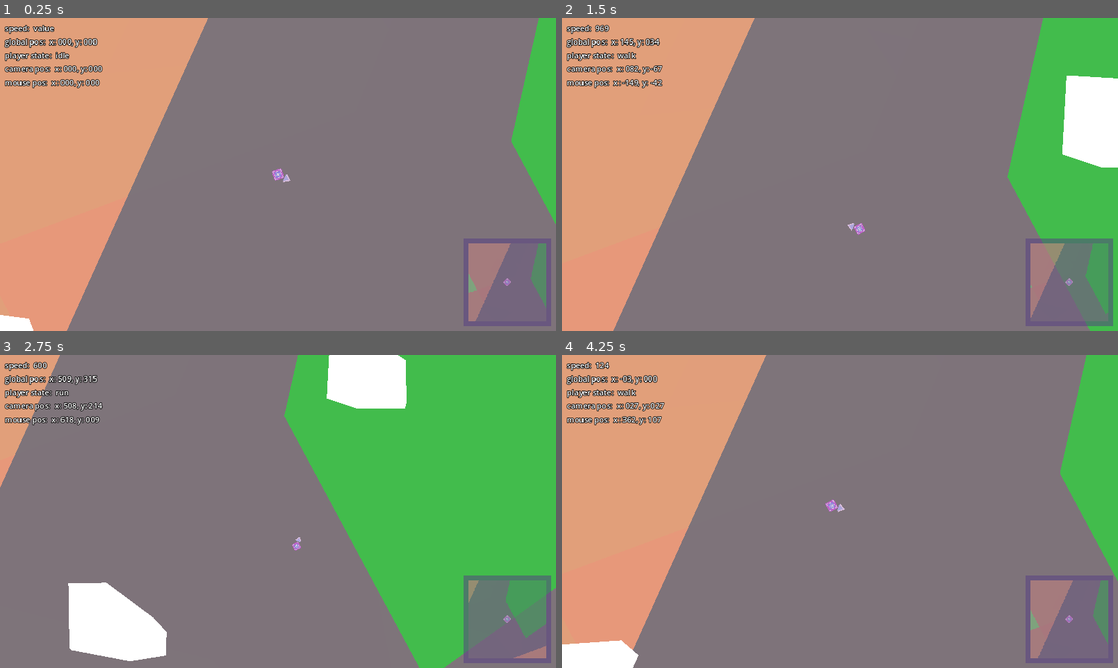
Above: before the commit, frames 1-4 (two rows, left to right).
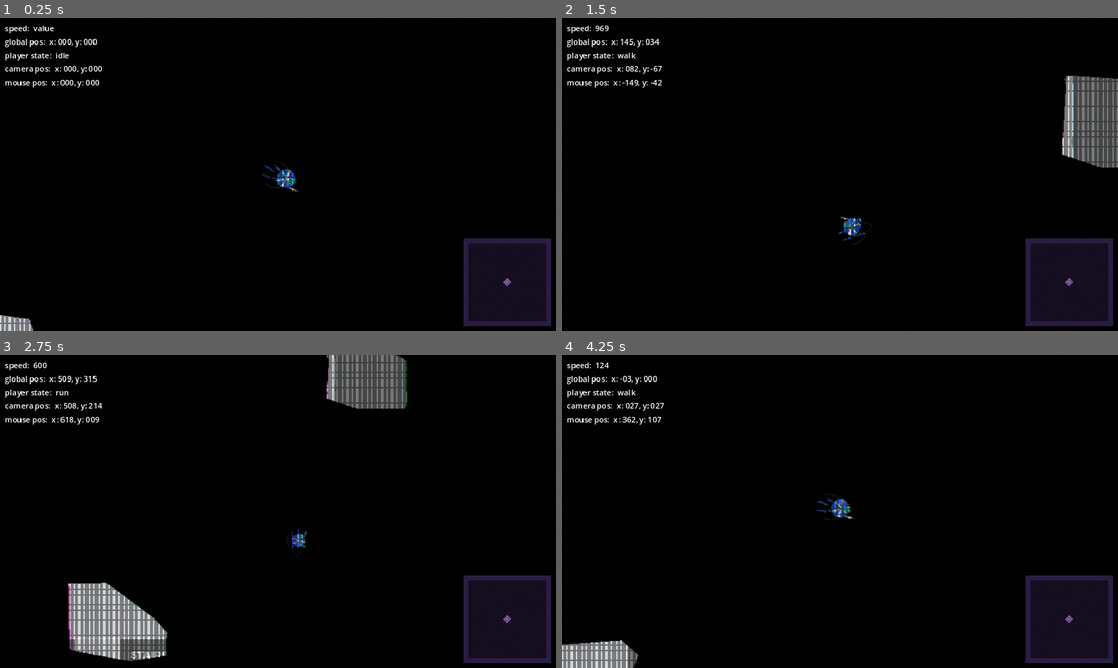
Above: after the commit, the same moments.

Repository: JJPSeno/project-q
Game: Godot game, scene res://World/world.tscn
The game is run twice, just before and just after one commit, with the same random seed, the same clock (stepped at 60 frames per second) and the same inputs.
Inputs (mouse positions are in pixels of both pictures, inside the frame that each line leads up to):
- Up to frame 1 (0.25 s): no input
- Up to frame 2 (1.5 s): tap Enter at 0.5 s; move the mouse to (962, 158) at 0.52 s; hold D (right) 0.53-1.28 s; hold W (base_movement) 0.53-1.28 s; move the mouse to (728, 190) at 1.27 s; hold S (down) from 1.28 s (still down); tap Space (dash) at 1.35 s
- Up to frame 3 (2.75 s): move the mouse to (333, 442) at 2.02 s; release S (down) at 2.03 s; hold D (right) from 2.03 s (still down); hold Shift (run) from 2.03 s (still down)
- Up to frame 4 (4.25 s): move the mouse to (812, 574) at 2.77 s; release Shift (run) at 2.78 s; tap W (base_movement) at 2.85 s; move the mouse to (1006, 558) at 3.52 s; release D (right) at 3.53 s; hold A (left) from 3.53 s (still down); tap Space (dash) at 3.6 s; tap 9 (reset) at 4.15 s

The runs differ from the first frame. In frame 1, 99% of the frame differs, in the area x 0-100%, y 0-100%; in frame 2, 99%; in frame 3, 99%; in frame 4, 99%.

Commit message:
Add new player; Add new test floor; Add glitch shader; Add obstacle shader

Diff:
--- a/GUI/MainCanvasLayer/Minimap/Minimap.tscn
+++ b/GUI/MainCanvasLayer/Minimap/Minimap.tscn
@@ -1,6 +1,5 @@
-[gd_scene load_steps=4 format=3 uid="uid://bf06v3pe65dgu"]
+[gd_scene load_steps=3 format=3 uid="uid://bf06v3pe65dgu"]
 
-[ext_resource type="PackedScene" uid="uid://bkujnupcoa074" path="res://World/Background/test_floor.tscn" id="1_1i4xq"]
 [ext_resource type="Script" path="res://GUI/MainCanvasLayer/Minimap/Minimap.gd" id="1_vly5g"]
 [ext_resource type="PackedScene" uid="uid://mpmewmghiihe" path="res://GUI/MainCanvasLayer/Minimap/minimap_player_indicator.tscn" id="3_yqdfe"]
 
@@ -42,7 +41,13 @@
 size = Vector2i(162, 162)
 render_target_update_mode = 4
 
-[node name="TestFloor" parent="MarginContainer/SubViewportContainer/SubViewport" instance=ExtResource("1_1i4xq")]
+[node name="ColorRect" type="ColorRect" parent="MarginContainer/SubViewportContainer/SubViewport"]
+anchors_preset = 15
+anchor_right = 1.0
+anchor_bottom = 1.0
+grow_horizontal = 2
+grow_vertical = 2
+color = Color(0.0117647, 0, 0, 1)
 
 [node name="Camera2D" type="Camera2D" parent="MarginContainer/SubViewportContainer/SubViewport"]
 unique_name_in_owner = true
--- a/Player/player.tscn
+++ b/Player/player.tscn
@@ -1,12 +1,19 @@
-[gd_scene load_steps=6 format=3 uid="uid://5liwdgjjhcr2"]
+[gd_scene load_steps=11 format=3 uid="uid://5liwdgjjhcr2"]
 
 [ext_resource type="Script" path="res://Player/player.gd" id="1_t54ku"]
 [ext_resource type="PackedScene" uid="uid://cdbkt3ih37ybm" path="res://Controllers/DirectionController/direction_controller.tscn" id="2_fyewk"]
 [ext_resource type="PackedScene" uid="uid://dff0j6n77jhyg" path="res://Controllers/MovementController/movement_controller.tscn" id="2_qxbrg"]
-[ext_resource type="Texture2D" uid="uid://dl7sbgwsho858" path="res://Assets/Branding/DiamondIcon.png" id="4_f6ucb"]
+[ext_resource type="Texture2D" uid="uid://c25qlso7presn" path="res://Assets/Player/cape2.png" id="4_wlr4d"]
+[ext_resource type="Texture2D" uid="uid://bo6uluwlfq4u2" path="res://Assets/Player/cape1.png" id="5_yk7be"]
+[ext_resource type="Texture2D" uid="uid://bjftovq844y6n" path="res://Assets/Player/gun.png" id="6_8gtic"]
+[ext_resource type="Texture2D" uid="uid://c08sui0c2gn88" path="res://Assets/Player/player.png" id="7_78jdo"]
+
+[sub_resource type="CircleShape2D" id="CircleShape2D_4a0ob"]
+
+[sub_resource type="CircleShape2D" id="CircleShape2D_51om5"]
 
 [sub_resource type="CircleShape2D" id="CircleShape2D_hrudf"]
-radius = 15.0
+radius = 18.0
 
 [node name="Player" type="CharacterBody2D" groups=["player"]]
 modulate = Color(0.86, 0.86, 0.86, 1)
@@ -21,24 +28,69 @@
 [node name="DirectionController" parent="." node_paths=PackedStringArray("parent") instance=ExtResource("2_fyewk")]
 parent = NodePath("..")
 
-[node name="Icon" type="Sprite2D" parent="."]
+[node name="CompositeSprite" type="Node2D" parent="."]
+position = Vector2(-5, 13)
 rotation = 1.5708
-scale = Vector2(0.5, 0.5)
-texture = ExtResource("4_f6ucb")
+scale = Vector2(0.65, 0.65)
 
-[node name="Polygon2D2" type="Polygon2D" parent="Icon"]
-position = Vector2(0.00015928, -26)
-scale = Vector2(-0.631633, 0.662313)
-color = Color(0.981333, 0.86, 1, 1)
-polygon = PackedVector2Array(0, -50, -30, -10, 30, -10)
+[node name="Gun" type="Sprite2D" parent="CompositeSprite"]
+position = Vector2(2.99999, -46)
+rotation = -0.0290565
+scale = Vector2(0.999999, 0.999999)
+texture = ExtResource("6_8gtic")
 
-[node name="Polygon2D" type="Polygon2D" parent="Icon"]
-position = Vector2(-8.68798e-05, -24)
-scale = Vector2(0.517403, 0.517403)
-color = Color(0.792, 0.76, 1, 1)
-polygon = PackedVector2Array(0, -50, -30, -10, 30, -10)
+[node name="RigidCape2" type="RigidBody2D" parent="CompositeSprite"]
+visible = false
+position = Vector2(-4.61525, 38.4616)
+rotation = -1.12089
+scale = Vector2(0.999999, 0.999999)
+collision_layer = 0
+collision_mask = 0
+mass = 11.0
+gravity_scale = 0.0
+
+[node name="Cape2" type="Sprite2D" parent="CompositeSprite/RigidCape2"]
+position = Vector2(26.5516, -26.5477)
+texture = ExtResource("4_wlr4d")
+offset = Vector2(-26.5516, 26.5477)
+
+[node name="CollisionShape2D" type="CollisionShape2D" parent="CompositeSprite/RigidCape2"]
+shape = SubResource("CircleShape2D_4a0ob")
+
+[node name="Cape2PinJoint" type="PinJoint2D" parent="CompositeSprite"]
+position = Vector2(-15.3846, 4.61544)
+node_a = NodePath("../..")
+node_b = NodePath("../RigidCape2")
+
+[node name="RigidCape1" type="RigidBody2D" parent="CompositeSprite"]
+position = Vector2(-18.4616, -12.3076)
+rotation = -0.973804
+scale = Vector2(0.999999, 0.999999)
+collision_layer = 0
+collision_mask = 0
+mass = 11.0
+gravity_scale = 0.0
+
+[node name="Cape1" type="Sprite2D" parent="CompositeSprite/RigidCape1"]
+position = Vector2(26.4511, -23.0875)
+texture = ExtResource("5_yk7be")
+offset = Vector2(-26.4511, 23.0875)
+
+[node name="CollisionShape2D" type="CollisionShape2D" parent="CompositeSprite/RigidCape1"]
+shape = SubResource("CircleShape2D_51om5")
+
+[node name="Cap" type="Sprite2D" parent="CompositeSprite"]
+texture_filter = 1
+position = Vector2(-20.0001, -37.7778)
+texture = ExtResource("7_78jdo")
+
+[node name="Cape1PinJoint" type="PinJoint2D" parent="CompositeSprite"]
+position = Vector2(-21.5385, -18.4615)
+node_a = NodePath("../..")
+node_b = NodePath("../RigidCape1")
 
 [node name="CollisionShape2D" type="CollisionShape2D" parent="."]
+position = Vector2(14, 0)
 shape = SubResource("CircleShape2D_hrudf")
 
 [editable path="MovementController"]
--- /dev/null
+++ b/Shaders/blur.gdshader
@@ -0,0 +1,8 @@
+shader_type canvas_item;
+
+uniform sampler2D SCREEN_TEXTURE : hint_screen_texture, filter_linear_mipmap;
+uniform float blur_amount = 2;
+
+void fragment() {
+	COLOR = textureLod(SCREEN_TEXTURE, SCREEN_UV, blur_amount);
+}
--- /dev/null
+++ b/Shaders/brighten.gdshader
@@ -0,0 +1,14 @@
+shader_type canvas_item;
+
+uniform vec4 tint_color : source_color = vec4(1.0, 1.0, 1.0, 1.0);
+uniform float tint_effect_factor : hint_range(0, 1) = 0.0;
+
+//---------------------------------------------
+//fragment
+//---------------------------------------------
+void fragment() {
+	vec4 c = texture(TEXTURE, UV);
+	vec4 c2 = c * tint_color;
+	COLOR =  mix(c, c2, tint_effect_factor);
+	//COLOR = c;
+}
--- /dev/null
+++ b/Shaders/pixelate.gdshader
@@ -0,0 +1,93 @@
+shader_type canvas_item;
+
+uniform float shake: hint_range(0, 10) = 0.015;
+uniform float noiseQuality: hint_range(0.1, 250, 0.1) = 250;
+uniform float noiseIntensity: hint_range(0, 0.05, 0.001) = 0.001;
+uniform float offsetIntensity: hint_range(0, 0.05, 0.0001) = 0.0045;
+uniform float colorOffsetIntensity: hint_range(0.1, 1.5, 0.001) = 0.2;
+uniform float pixelSize: hint_range(1, 1024) = 200.0;
+uniform float grainIntensity: hint_range(0, 1) = 0.04; // Intensity of film grain
+
+uniform sampler2D screen_texture : hint_screen_texture, repeat_disable, filter_nearest;
+uniform sampler2D overlay_texture : hint_default_transparent;
+uniform bool use_overlay = true; // Toggle for using overlay texture
+uniform bool use_lens_distortion = true; // Toggle for using lens distortion
+
+uniform vec4 overlay_color : source_color = vec4(1.0, 1.0, 1.0, 10.0); // Allow changing overlay color
+uniform float lens_distortion_strength: hint_range(0, 0.1) = 0.05; // Strength of lens distortion effect
+
+varying vec2 previous_pos; // Previous fragment position
+
+float rand(vec2 co)
+{
+    return fract(sin(dot(co.xy, vec2(12.9898, 78.233))) * 43758.5453);
+}
+
+float verticalBar(float pos, float uvY, float offset)
+{
+    float edge0 = (pos - shake);
+    float edge1 = (pos + shake);
+
+    float x = smoothstep(edge0, pos, uvY) * offset;
+    x -= smoothstep(pos, edge1, uvY) * offset;
+    return x;
+}
+
+void fragment() {
+    vec2 iResolution = 1.0 / SCREEN_PIXEL_SIZE;
+    vec2 uv = FRAGCOORD.xy / iResolution.xy;
+
+    // Calculate velocity
+    vec2 velocity = uv - previous_pos;
+
+    // Apply pixelation effect
+    uv = floor(uv * pixelSize) / pixelSize;
+
+    // Add vertical bars distortion
+    for (float i = 0.0; i < 0.71; i += 0.1313)
+    {
+        float d = mod(TIME * i, 1.7);
+        float o = sin(1.0 - tan(TIME * 0.24 * i));
+        o *= offsetIntensity;
+        uv.x += verticalBar(d, uv.y, o);
+    }
+
+    // Add noise distortion
+    float uvY = uv.y * noiseQuality;
+    uvY = float(int(uvY)) * (1.0 / noiseQuality);
+    float noise = rand(vec2(TIME * 0.00001, uvY));
+    uv.x += noise * noiseIntensity;
+
+    // Add color offset distortion
+    vec2 offsetR = vec2(0.006 * sin(TIME), 0.0) * colorOffsetIntensity;
+    vec2 offsetG = vec2(0.0073 * cos(TIME * 0.97), 0.0) * colorOffsetIntensity;
+
+    float r = texture(screen_texture, uv + offsetR).r;
+    float g = texture(screen_texture, uv + offsetG).g;
+    float b = texture(screen_texture, uv).b;
+
+    vec4 tex = vec4(r, g, b, 1.0);
+
+    // Overlay with an optional texture
+    if (use_overlay) {
+        vec4 overlayColor = texture(overlay_texture, uv) * overlay_color; // Apply overlay color
+        tex = mix(tex, overlayColor, overlayColor.a);
+    }
+
+    // Add film grain
+    float grain = rand(uv) * 2.0 - 1.0; // Range from -1 to 1
+    tex.rgb += grainIntensity * grain;
+
+    // Apply lens distortion
+    if (use_lens_distortion) {
+        vec2 distortion = uv * lens_distortion_strength * (uv - 1.0);
+        vec4 distorted_tex = texture(screen_texture, uv + distortion);
+        tex = mix(tex, distorted_tex, 0.5);
+    }
+
+    // Apply final color
+    COLOR = tex;
+
+    // Store current position for next frame
+    previous_pos = FRAGCOORD.xy / iResolution.xy;
+}
--- /dev/null
+++ b/Shaders/pixelate_only.gdshader
@@ -0,0 +1,10 @@
+shader_type canvas_item;
+
+uniform float pixelFactor : hint_range(0.0, 1.0) = 0.5;
+
+void fragment() {
+	vec2 pixelNumber = vec2(textureSize(TEXTURE,0)) * pixelFactor;
+	vec2 pixelatedUV = round(UV * pixelNumber) / pixelNumber;
+	COLOR = texture(TEXTURE, pixelatedUV);
+
+}
--- /dev/null
+++ b/World/obstacles/obstacle_mat.tres
@@ -0,0 +1,22 @@
+[gd_resource type="ShaderMaterial" load_steps=2 format=3 uid="uid://bosojntagfxry"]
+
+[sub_resource type="Shader" id="Shader_47v4h"]
+code = "shader_type canvas_item;
+
+uniform vec4 tint_color : source_color = vec4(1.0, 1.0, 1.0, 1.0);
+uniform float tint_effect_factor : hint_range(0, 1) = 0.0;
+
+//---------------------------------------------
+//fragment
+//---------------------------------------------
+void fragment() {
+	vec4 c = texture(TEXTURE, UV);
+	vec4 c2 = c * tint_color;
+	COLOR =  mix(c, c2, tint_effect_factor);
+	//COLOR = c;
+}"
+
+[resource]
+shader = SubResource("Shader_47v4h")
+shader_parameter/tint_color = Color(1, 1, 1, 1)
+shader_parameter/tint_effect_factor = 0.9
--- a/World/obstacles/obstacles.gd
+++ b/World/obstacles/obstacles.gd
@@ -1,8 +1,11 @@
 extends StaticBody2D
 
+const TEXTURE = preload("res://Assets/Placeholder_Textures/Light/texture_09.png")
+const OBSTACLE_MAT = preload("res://World/Obstacles/obstacle_mat.tres")
 @export var MIN_POINTS := 3
 @export var MAX_POINTS := 6
 @export var DIMENSION_SIZE := 200.0
+@export var TEXTURE_OFFSET := 500
 @onready var collision_polygon_2d: CollisionPolygon2D = $CollisionPolygon2D
 
 # Called when the node enters the scene tree for the first time.
@@ -17,6 +20,10 @@
 	var convex = ConvexPolygonShape2D.new()
 	convex.set_point_cloud(PackedVector2Array(vector_points_arr))
 	polygon_node.polygon = convex.points
+	polygon_node.texture = TEXTURE
+	polygon_node.texture_offset = Vector2(randi_range(-TEXTURE_OFFSET,TEXTURE_OFFSET),randi_range(-TEXTURE_OFFSET,TEXTURE_OFFSET))
+	polygon_node.texture_repeat = CanvasItem.TEXTURE_REPEAT_ENABLED
+	polygon_node.material = OBSTACLE_MAT
 	add_child(polygon_node)
 	collision_polygon_2d.polygon = polygon_node.polygon
 
--- a/World/world.tscn
+++ b/World/world.tscn
@@ -1,16 +1,54 @@
-[gd_scene load_steps=8 format=4 uid="uid://bies7lf8gaipr"]
+[gd_scene load_steps=10 format=4 uid="uid://bies7lf8gaipr"]
 
-[ext_resource type="PackedScene" uid="uid://bkujnupcoa074" path="res://World/Background/test_floor.tscn" id="1_3ps4a"]
 [ext_resource type="PackedScene" uid="uid://bslob6terfaas" path="res://Controllers/CameraController/camera_controller.tscn" id="1_bdx5k"]
 [ext_resource type="PackedScene" uid="uid://5liwdgjjhcr2" path="res://Player/player.tscn" id="1_q4ndm"]
 [ext_resource type="Script" path="res://Controllers/CameraController/camera_controller.gd" id="2_iu3vl"]
 [ext_resource type="PackedScene" uid="uid://lhqm11dande5" path="res://World/Obstacles/obstacle_tilemap.tscn" id="2_tj0or"]
 [ext_resource type="PackedScene" uid="uid://7t16qx7bdmoo" path="res://GUI/MainCanvasLayer/main_canvas_layer.tscn" id="4_anaq4"]
 [ext_resource type="PackedScene" uid="uid://bf06v3pe65dgu" path="res://GUI/MainCanvasLayer/Minimap/Minimap.tscn" id="6_ci66x"]
+[ext_resource type="Shader" path="res://Shaders/pixelate.gdshader" id="8_vniwf"]
+
+[sub_resource type="ShaderMaterial" id="ShaderMaterial_moc7l"]
+shader = ExtResource("8_vniwf")
+shader_parameter/shake = 0.015
+shader_parameter/noiseQuality = 0.1
+shader_parameter/noiseIntensity = 0.001
+shader_parameter/offsetIntensity = 0.0045
+shader_parameter/colorOffsetIntensity = 0.264
+shader_parameter/pixelSize = 512.0
+shader_parameter/grainIntensity = 0.02
+shader_parameter/use_overlay = true
+shader_parameter/use_lens_distortion = true
+shader_parameter/overlay_color = Color(0.468743, 0.561297, 0.774257, 1)
+shader_parameter/lens_distortion_strength = 0.0
+
+[sub_resource type="Environment" id="Environment_6syww"]
+background_mode = 3
+glow_enabled = true
+glow_levels/1 = 1.0
+glow_levels/2 = 1.0
+glow_levels/3 = 0.0
+glow_levels/5 = 0.0
+glow_strength = 0.8
+glow_blend_mode = 1
+glow_hdr_threshold = 0.9
+glow_hdr_scale = 3.0
+adjustment_enabled = true
 
 [node name="World" type="Node2D"]
 
-[node name="TestFloor" parent="." instance=ExtResource("1_3ps4a")]
+[node name="GameCanvasLayer" type="CanvasLayer" parent="."]
+
+[node name="ColorRect" type="ColorRect" parent="GameCanvasLayer"]
+material = SubResource("ShaderMaterial_moc7l")
+anchors_preset = 15
+anchor_right = 1.0
+anchor_bottom = 1.0
+grow_horizontal = 2
+grow_vertical = 2
+
+[node name="WorldEnvironment" type="WorldEnvironment" parent="."]
+environment = SubResource("Environment_6syww")
 
 [node name="ObstacleTilemap" parent="." instance=ExtResource("2_tj0or")]
 tile_map_data = PackedByteArray("AAAuAPX/AAAAAAAAAQD//yMAAAAAAAAAAQDc/xkAAAAAAAAAAQDL/+7/AAAAAAAAAQD9/8D/AAAAAAAAAQBYAM …(224 unchanged characters)…
--- a/project.godot
+++ b/project.godot
@@ -148,4 +148,4 @@
 [rendering]
 
 textures/canvas_textures/default_texture_filter=0
-environment/defaults/default_clear_color=Color(0.592157, 0.447059, 0.992157, 1)
+environment/defaults/default_clear_color=Color(0.0134473, 0.000279981, 0, 1)
Binary file added: Assets/Placeholder_Textures/Dark/texture_01.png
Not shown, added: Assets/Placeholder_Textures/Dark/texture_01.png.import
Binary file added: Assets/Placeholder_Textures/Dark/texture_02.png
Not shown, added: Assets/Placeholder_Textures/Dark/texture_02.png.import
Binary file added: Assets/Placeholder_Textures/Dark/texture_03.png
Not shown, added: Assets/Placeholder_Textures/Dark/texture_03.png.import
Binary file added: Assets/Placeholder_Textures/Dark/texture_04.png
Not shown, added: Assets/Placeholder_Textures/Dark/texture_04.png.import
Binary file added: Assets/Placeholder_Textures/Dark/texture_05.png
Not shown, added: Assets/Placeholder_Textures/Dark/texture_05.png.import
Binary file added: Assets/Placeholder_Textures/Dark/texture_06.png
Not shown, added: Assets/Placeholder_Textures/Dark/texture_06.png.import
(and 49 more such lines)
